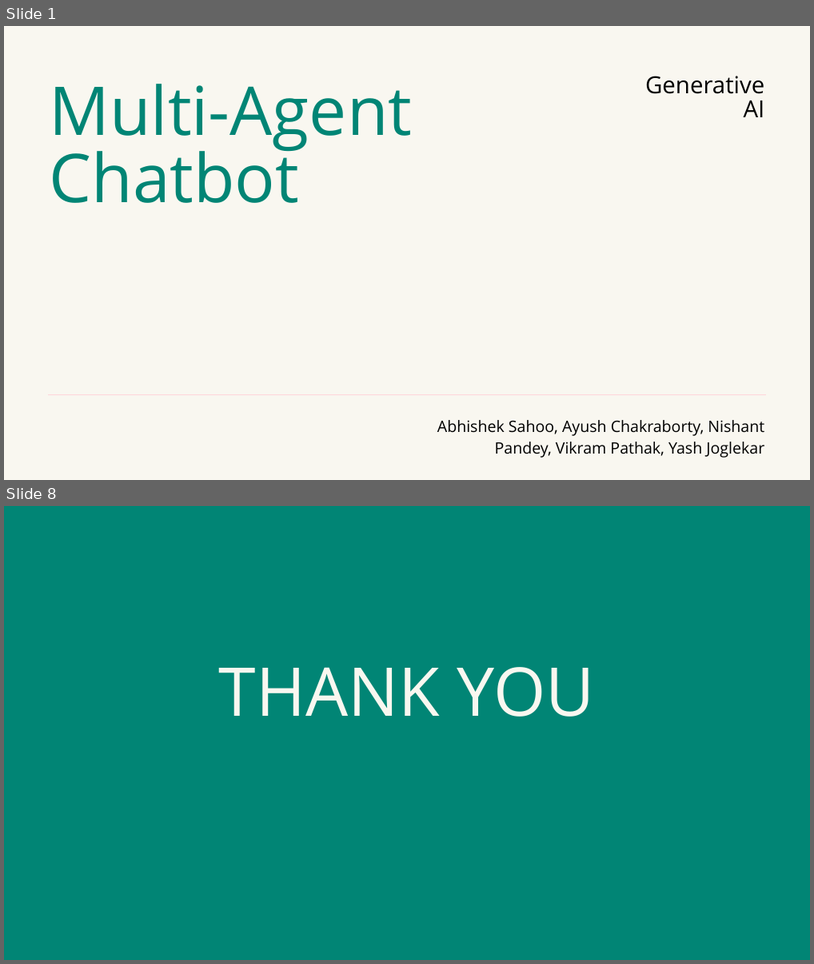
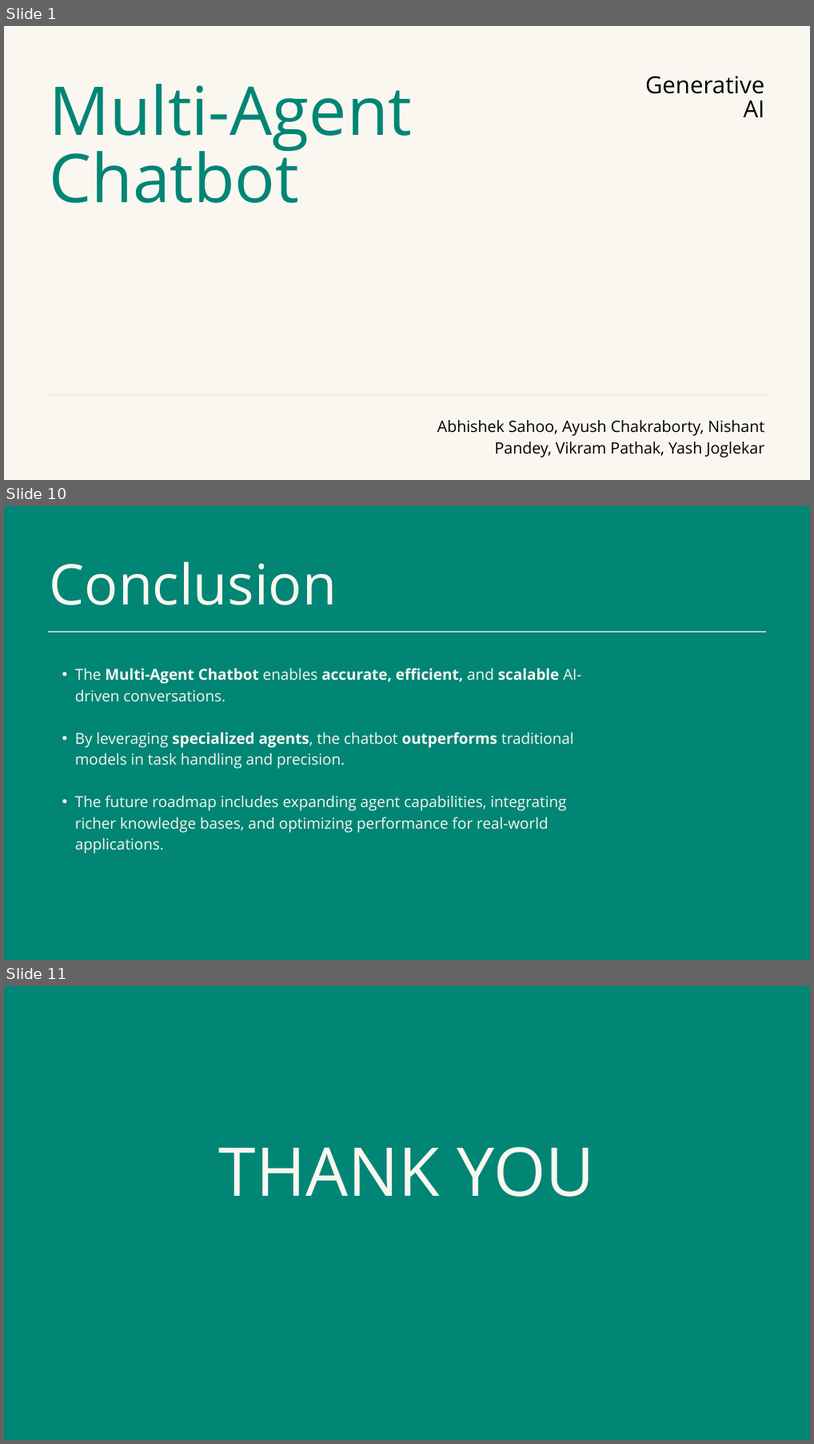
Before and after one commit to YASHBRO/GenAi-Final-Project, a slide deck: Multi-Agent Chatbot.pptx. Shown one above the other, each under a label of ours: slides 1 and 8 before the commit, slides 1, 10 and 11 after it; the slides between them are not shown. The pictures are 814x964 and 814x1444 pixels, drawn with LibreOffice and Linux fonts; fonts in the diff are those of the drawing. Boxes give left, top, right and bottom in pixels: in the first picture for what was removed or moved away, otherwise in the second. Text is boxed around its words. In the diff, an @@ line names an element or a change of style, - is before the commit and + after.

```diff
--- a/Multi-Agent Chatbot.pptx
+++ b/Multi-Agent Chatbot.pptx
@@ slide 10 added at (4,506,810,960), background #018575 @@
@@ text added at (50,561,337,605), 100 pt, text #F9F7F0 @@
+Conclusion
@@ line added from (48, 632) to (766, 632), #F9F7F0 1.5 pt @@
@@ text added at (75,668,582,853), 27 pt, text #F9F7F0 @@
+  • The Multi-Agent Chatbot enables accurate, efficient, and scalable AI-driven conversations.
+  • By leveraging specialized agents, the chatbot outperforms traditional models in task handling and precision.
+  • The future roadmap includes expanding agent capabilities, integrating richer knowledge bases, and optimizing performance for real-world applications.
@@ what was slide 8 is now slide 11 @@
```
Also in this commit, not shown: 2 slides changed, 6 other slides added, 4 slides removed.
